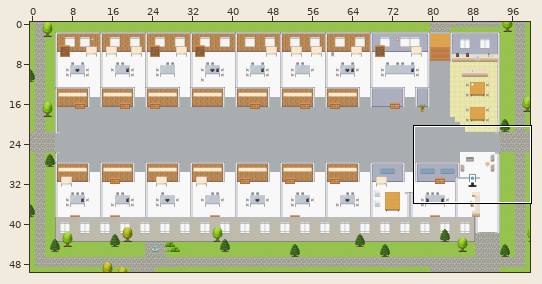
Tiled map (JSON): maps/Employee-Platform.tmj. The first picture is a wide view before the edit; the outline marks the close-up.
Close-up. Old version:
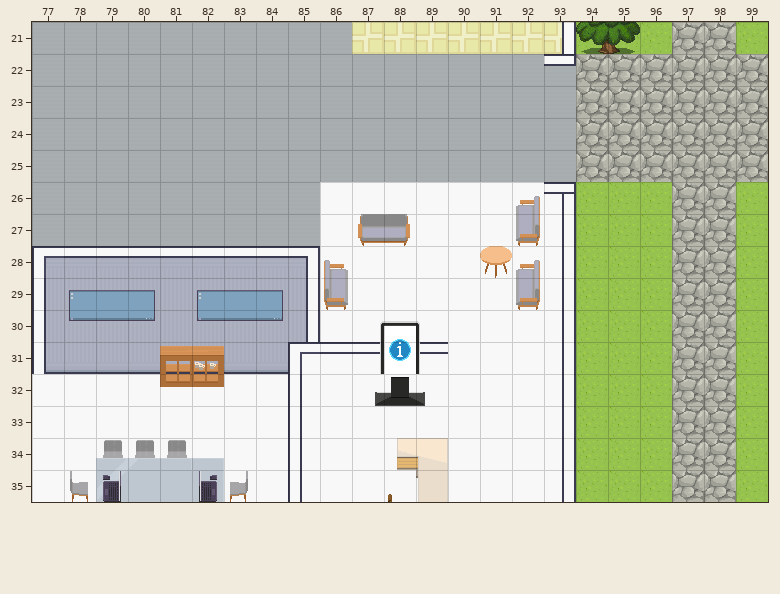
Cells are 32x32 px. Shown: x 77..99, y 21..35. The commit also changed other parts of the map, which this record leaves out.
Once edited:
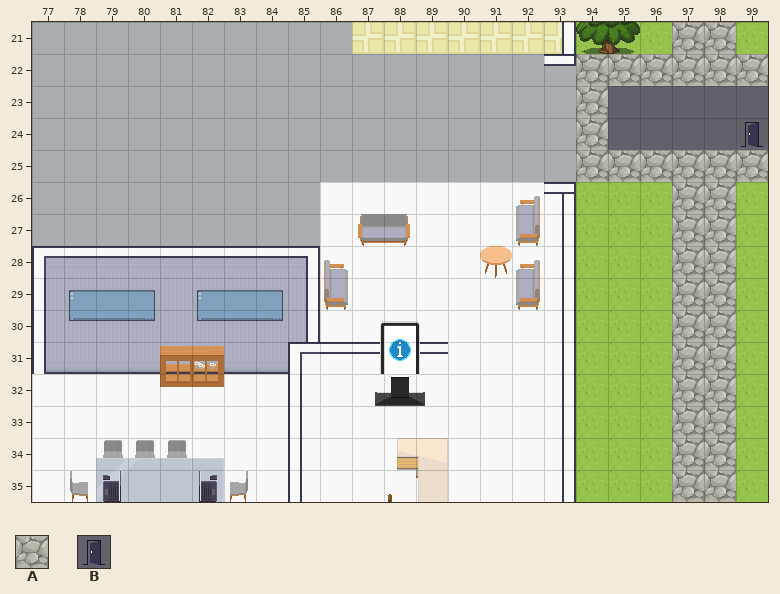
Key: from "Exterior": A 638; from "User_Zones": B 65.
_ is an empty cell.
Edits made:
Layer "outside":
Tile A is removed in rows 23 to 24 at x 95 to 99.
Layer "zones":
Tile B now appears in row 24 at x 99.
